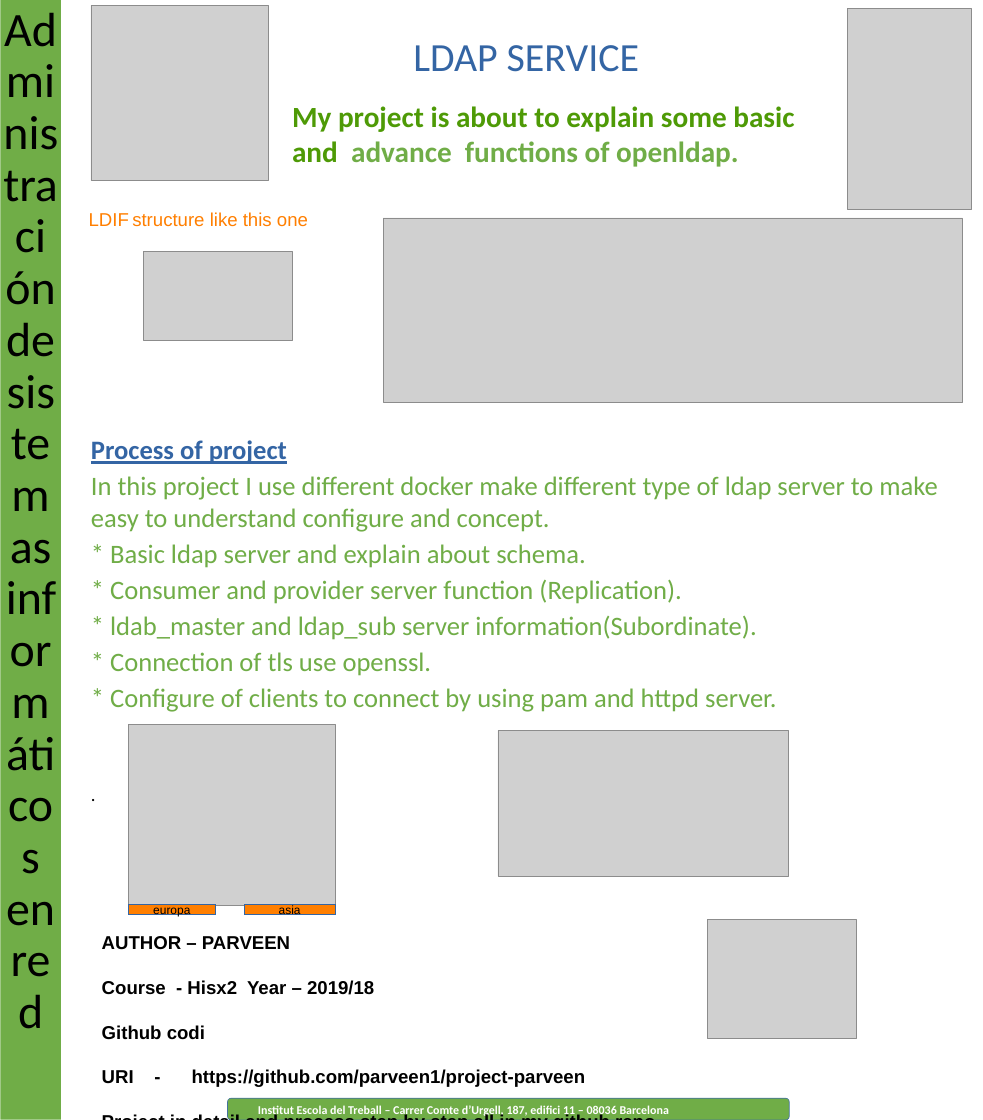
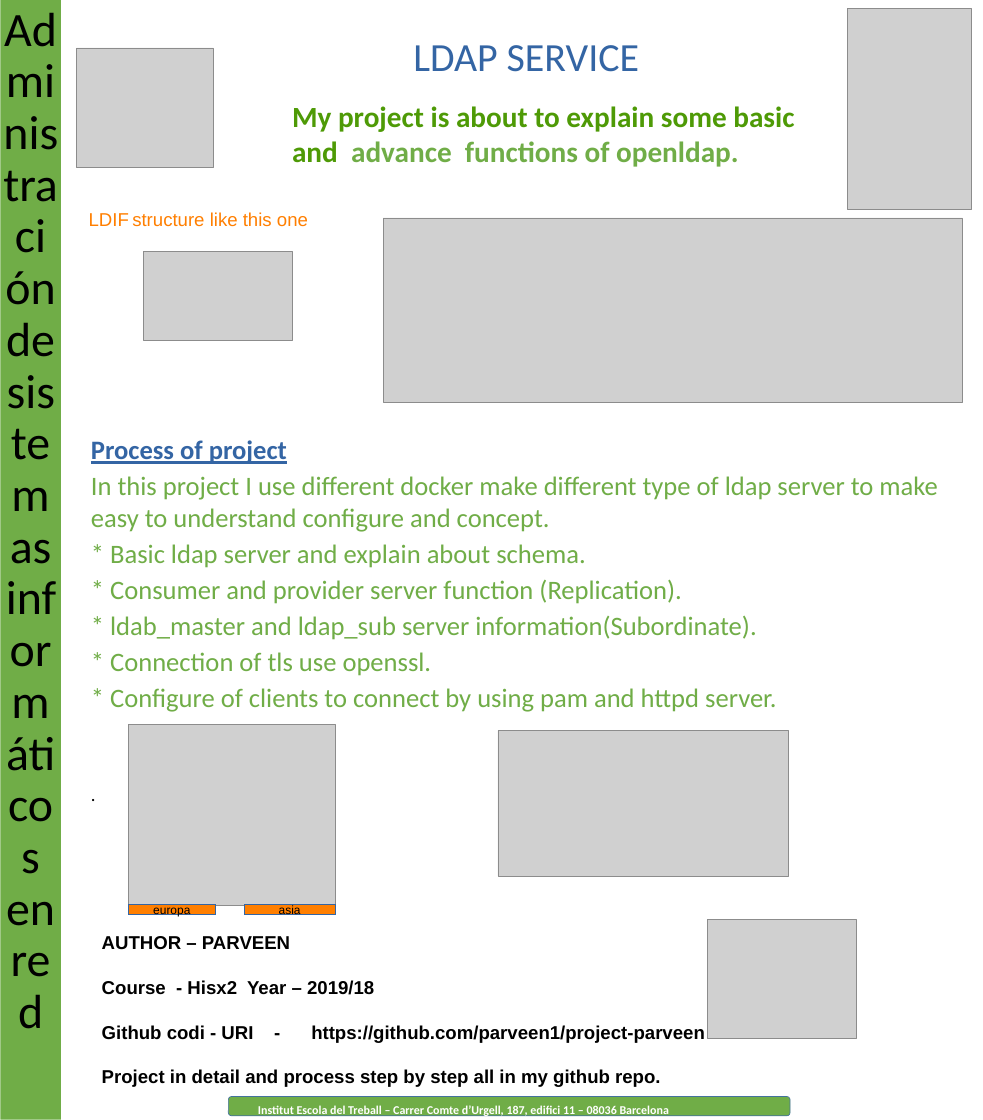
Before and after one commit to parveen1/project-parveen, a slide deck: slide 1 of poster.odp. Drawn at 983x1120 pixels with LibreOffice and Linux fonts; fonts in the diff are those of the drawing; grey boxes stand for pictures. Boxes give left, top, right and bottom in pixels: in the first picture for what was removed or moved away, otherwise in the second. Text is boxed around its words. In the diff, an @@ line names an element or a change of style, - is before the commit and + after.

```diff
--- a/poster.odp
+++ b/poster.odp
@@ picture: place and size @@
-picture at box(91, 5, 268, 181)
+picture at box(77, 48, 214, 168)
@@ text in rectangle at box(102, 1025, 705, 1043): text changed @@
-Github codi
-URI - https://github.com/parveen1/project-parveen
+Github codi - URI - https://github.com/parveen1/project-parveen
@@ rounded rectangle: place and size @@
-rounded rectangle at box(227, 1098, 789, 1120)
+rounded rectangle at box(228, 1096, 790, 1116)
```
Also in this commit, not shown: 5 other files.
